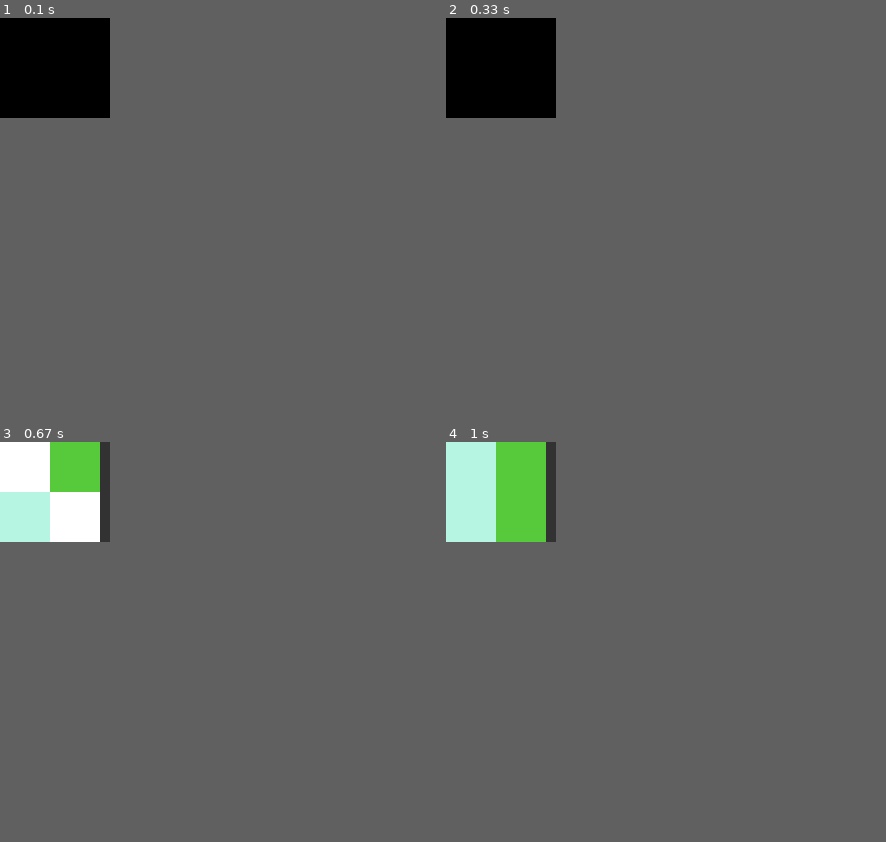
Above: before the commit, frames 1-4 (two rows, left to right).
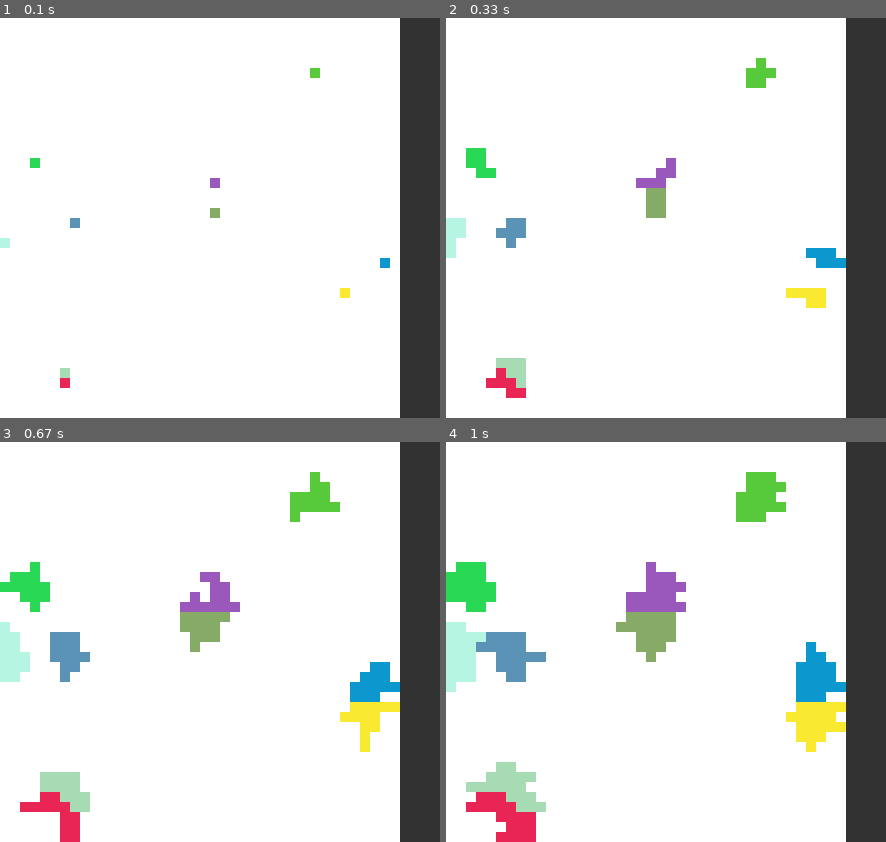
Above: after the commit, the same moments.

Repository: Daniel908009/Pixel-Strategy-Pygame
Game: pygame game, started from main.py
Same seed, same stepped clock (60 frames per second), same inputs: the game is played once before the commit and once after it.
Inputs:
- Up to frame 1 (0.1 s): no input
- Up to frame 2 (0.33 s): no input
- Up to frame 3 (0.67 s): no input
- Up to frame 4 (1 s): no input
In our replay, the window is 110x100 before the commit and 440x400 after it. These sizes can differ from the game's own. Grey fills any space a smaller window leaves; there, only what the larger window draws over its background counts as a difference.

The runs differ from the first frame. In frame 1, 16% of the frame differs, in the area x 0-100%, y 0-100%; in frame 2, 19%; in frame 3, 20%; in frame 4, 26%.

Commit message:
Main.py has been updated to accomodate recent changes in functions

Diff:
--- a/main.py
+++ b/main.py
@@ -1,6 +1,6 @@
 # futere updates will adress and will potentialy include multicoring as current one thread is starting to be not enough
 # Also peace function will have to be advanced, currently its only temporary solution
-# Final core function will be added and thats the battle function, it will use chances to determine who would win
+
 
 
 import threading
@@ -12,8 +12,8 @@
 pygame.init()
 
 # map logic and free tiles logic
-map_size = 2
-pixel_size = 50
+map_size = 40
+pixel_size = 10
 map = []
 map_free_tiles = map_size*map_size
 map_occupied_tiles = []
@@ -28,6 +28,9 @@
 # diplomacy variables
 wars = []
 
+# game speed
+game_speed = 0.05
+
 # Screen setings
 screen = pygame.display.set_mode((map_size*pixel_size+map_size*pixel_size/10, map_size*pixel_size))
 pygame.display.set_caption("Pixel Strategy")
@@ -36,7 +39,7 @@
 
 # creating players and setting their initial position
 players = []
-num_players = 2
+num_players = 10
 for i in range(num_players):
     playercoords1 = (random.randint(0, map_size-1), random.randint(0, map_size-1))
     map_occupied_tiles.append((playercoords1 ))
@@ -93,25 +96,28 @@
 # battle logic function, decides how the war will go, it uses the power of players to determine the chances of wining in each battle for each tile
 # specific functions are in strategy_functions.py
 def battle_logic():
+    global players
     if len(wars) == 0:
         pass
     else:
         for i in range(len(wars)):
-            global players
             player1 = wars[i][0]
             player2 = wars[i][1]
             power1 = players[player1]["num_of_tiles"]
             power2 = players[player2]["num_of_tiles"]
             tile_attacked = []
             border_tiles = []
-            winner_of_battle = []
+            winner_of_battle = 0
             border_tiles.append(border_tiles_func(players, player1, player2))
-            tile_attacked.append(random.choice(border_tiles[0]))
-            winner_of_battle.append(battle_logic_core(power1, power2, player1, player2))
-            print("--------------------")
-            players = change_of_owner(winner_of_battle, tile_attacked, players, player1, player2)
-            print(players)
-            border_tiles.clear()
+            try:
+                tile_attacked.append(random.choice(border_tiles[0]))
+                winner_of_battle= battle_logic_core(power1, power2, player1, player2)
+                players = change_of_owner(winner_of_battle, tile_attacked[0], players, player1, player2)
+                border_tiles.clear()
+                tile_attacked.clear()
+            except IndexError:
+                pass
+
 
 # peace logic function, removes players from wars list, currently peaces out with all other players
 # eventualy only one war will be peaced out, working on it
@@ -136,10 +142,10 @@
 
 # diplomacy logic function, decides what will happen between players
 def diplomacy_logic():
-    chance_of_nothing = 10
+    chance_of_nothing = 5
     diplomacy_options = []
-    chance_of_peace = 3
-    chance_of_war = 5
+    chance_of_peace = 1
+    chance_of_war = 3
     for i in range(chance_of_nothing):
         diplomacy_options.append("nothing")
 
@@ -163,14 +169,16 @@
     while running:
         for i in range(num_players):
             for j in range(len(players[i]["coordinates"])):
-                pygame.draw.rect(screen, players[i]["color"], (players[i]["coordinates"][j][0]*pixel_size, players[i]["coordinates"][j][1]*pixel_size, pixel_size, pixel_size))
-
+                try:
+                    pygame.draw.rect(screen, players[i]["color"], (players[i]["coordinates"][j][0]*pixel_size, players[i]["coordinates"][j][1]*pixel_size, pixel_size, pixel_size))
+                except IndexError:
+                    pass
 # Map logic function, manages the diplomacy and battle logic
 def map_logic():
     while running:
         diplomacy_logic()
         battle_logic()
-        time.sleep(0.4)
+        time.sleep(game_speed)
 
 
 
@@ -245,7 +253,7 @@
     else:
         pass
 
-    time.sleep(0.4)
+    time.sleep(game_speed)
 
     pygame.display.update()
 
